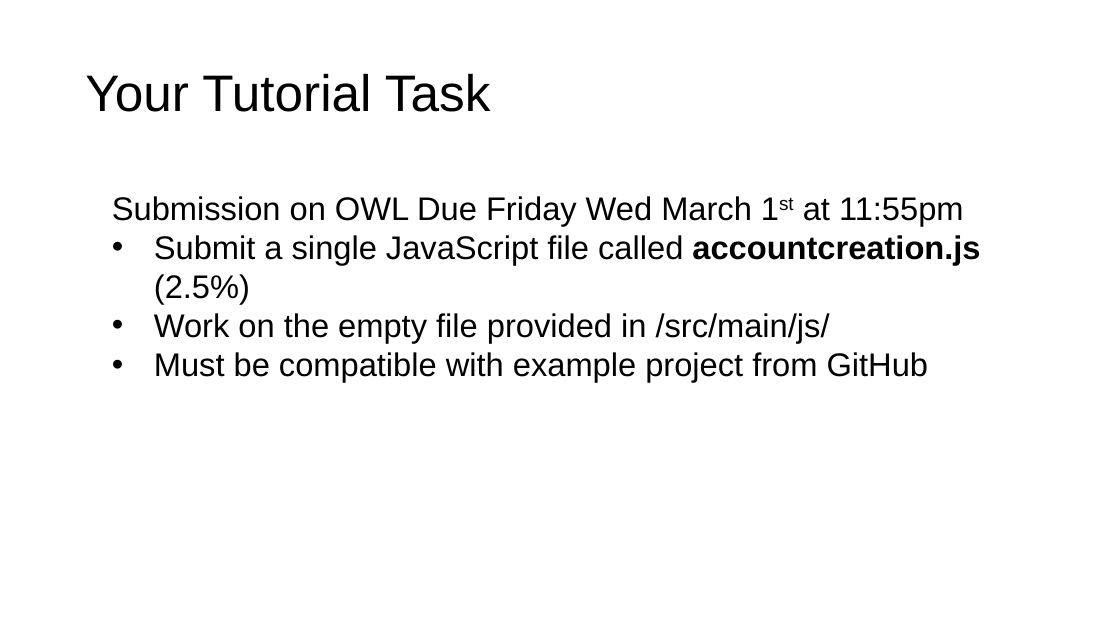
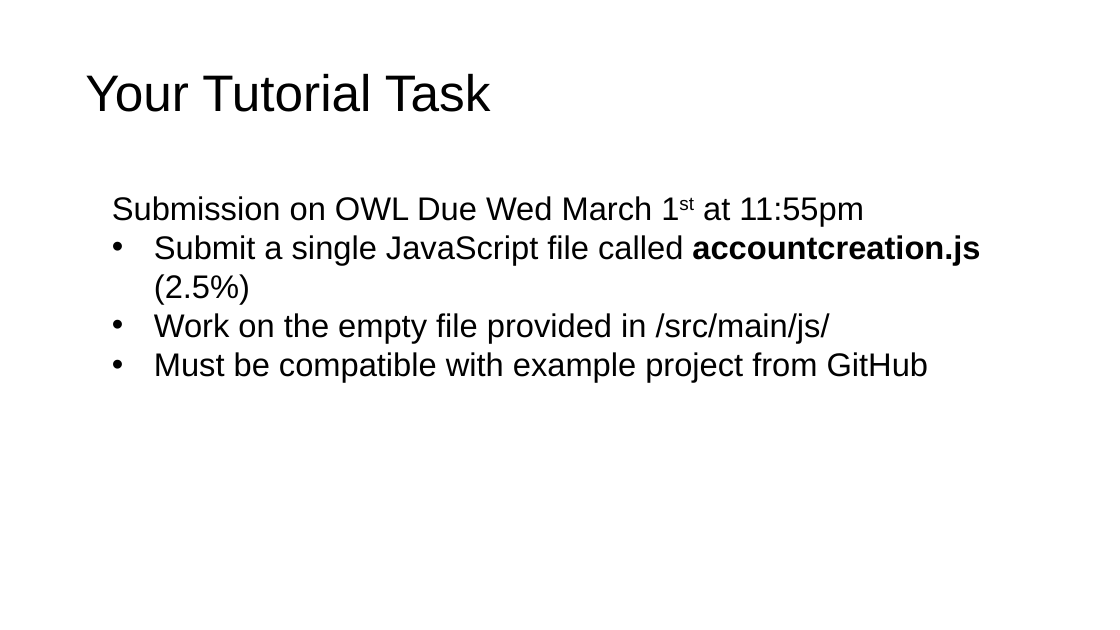
Before and after one commit to ethancjackson/CS2212B-2017, a slide deck: slide 49 of docs/resources/UI Tutorial - React.pptx. Drawn at 1120x630 pixels with LibreOffice and Linux fonts; fonts in the diff are those of the drawing. Boxes give left, top, right and bottom in pixels: in the first picture for what was removed or moved away, otherwise in the second. Text is boxed around its words. In the diff, an @@ line names an element or a change of style, - is before the commit and + after.

```diff
--- a/docs/resources/UI Tutorial - React.pptx
+++ b/docs/resources/UI Tutorial - React.pptx
@@ text at (112,196,864,226): text changed @@
-Submission on OWL Due Friday Wed March 1st at 11:55pm
+Submission on OWL Due Wed March 1st at 11:55pm
```
Also in this commit, not shown: 2 other slides changed, 1 other file.
